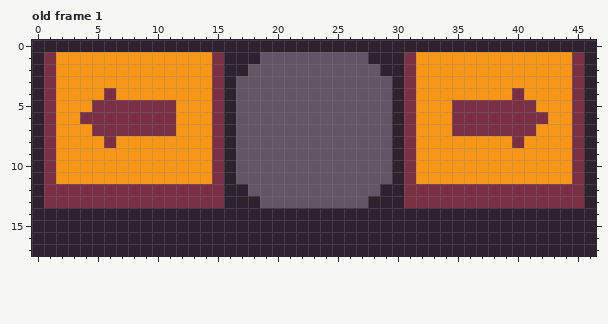
Two states of a pixel-art file, Assets/Art/UI/pages/OrdersPage/ArrowKeys.aseprite. The picture above is the old version.
47x18 pixels, 2 frames. Shown: old frame 1. The commit also changed other frames, which this record leaves out.
Once edited:
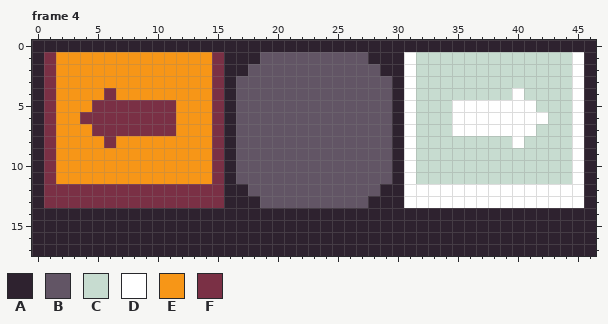
Palette (. is transparent): A #2e222f  B #625565  C #c7dcd0  D #ffffff  E #f79617  F #7a3045
A new or re-ordered frame is compared with the old frame closest to it.
From old to new:
frames 2 -> 5
--- frame 4 is new; against old frame 1
@@ x 29..46 @@
  0 AAAAAAAAAAAAAAAAAA
- 1 AAFEEEEEEEEEEEEEFA
- 2 AAFEEEEEEEEEEEEEFA
- 3 BAFEEEEEEEEEEEEEFA
- 4 BAFEEEEEEEEFEEEEFA
- 5 BAFEEEFFFFFFFEEEFA
- 6 BAFEEEFFFFFFFFEEFA
- 7 BAFEEEFFFFFFFEEEFA
- 8 BAFEEEEEEEEFEEEEFA
- 9 BAFEEEEEEEEEEEEEFA
-10 BAFEEEEEEEEEEEEEFA
-11 BAFEEEEEEEEEEEEEFA
-12 AAFFFFFFFFFFFFFFFA
-13 AAFFFFFFFFFFFFFFFA
+ 1 AADCCCCCCCCCCCCCDA
+ 2 AADCCCCCCCCCCCCCDA
+ 3 BADCCCCCCCCCCCCCDA
+ 4 BADCCCCCCCCDCCCCDA
+ 5 BADCCCDDDDDDDCCCDA
+ 6 BADCCCDDDDDDDDCCDA
+ 7 BADCCCDDDDDDDCCCDA
+ 8 BADCCCCCCCCDCCCCDA
+ 9 BADCCCCCCCCCCCCCDA
+10 BADCCCCCCCCCCCCCDA
+11 BADCCCCCCCCCCCCCDA
+12 AADDDDDDDDDDDDDDDA
+13 AADDDDDDDDDDDDDDDA
 14 AAAAAAAAAAAAAAAAAA
Changed places in both pictures, as pixel boxes (x1, y1, x2, y2):
changed: (404, 52, 584, 208)
